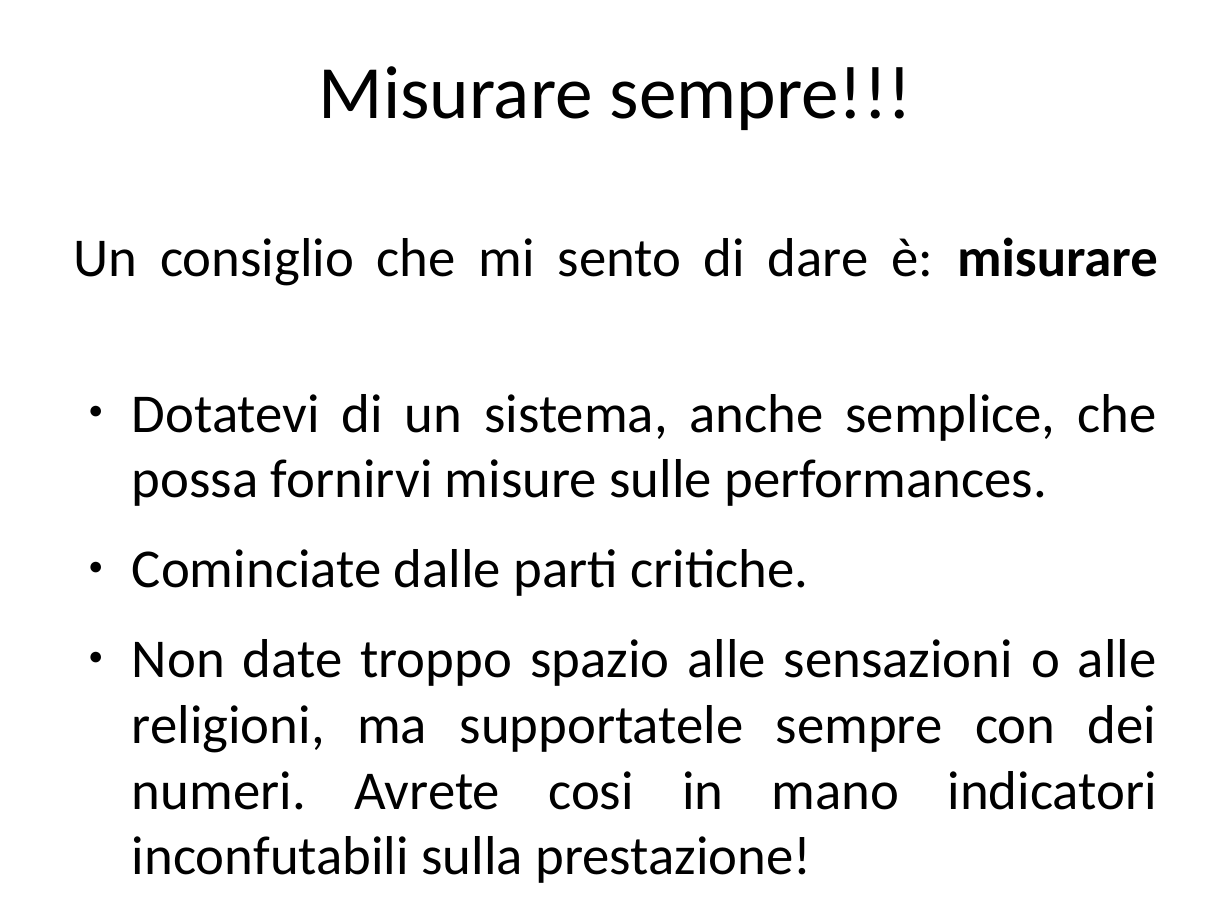
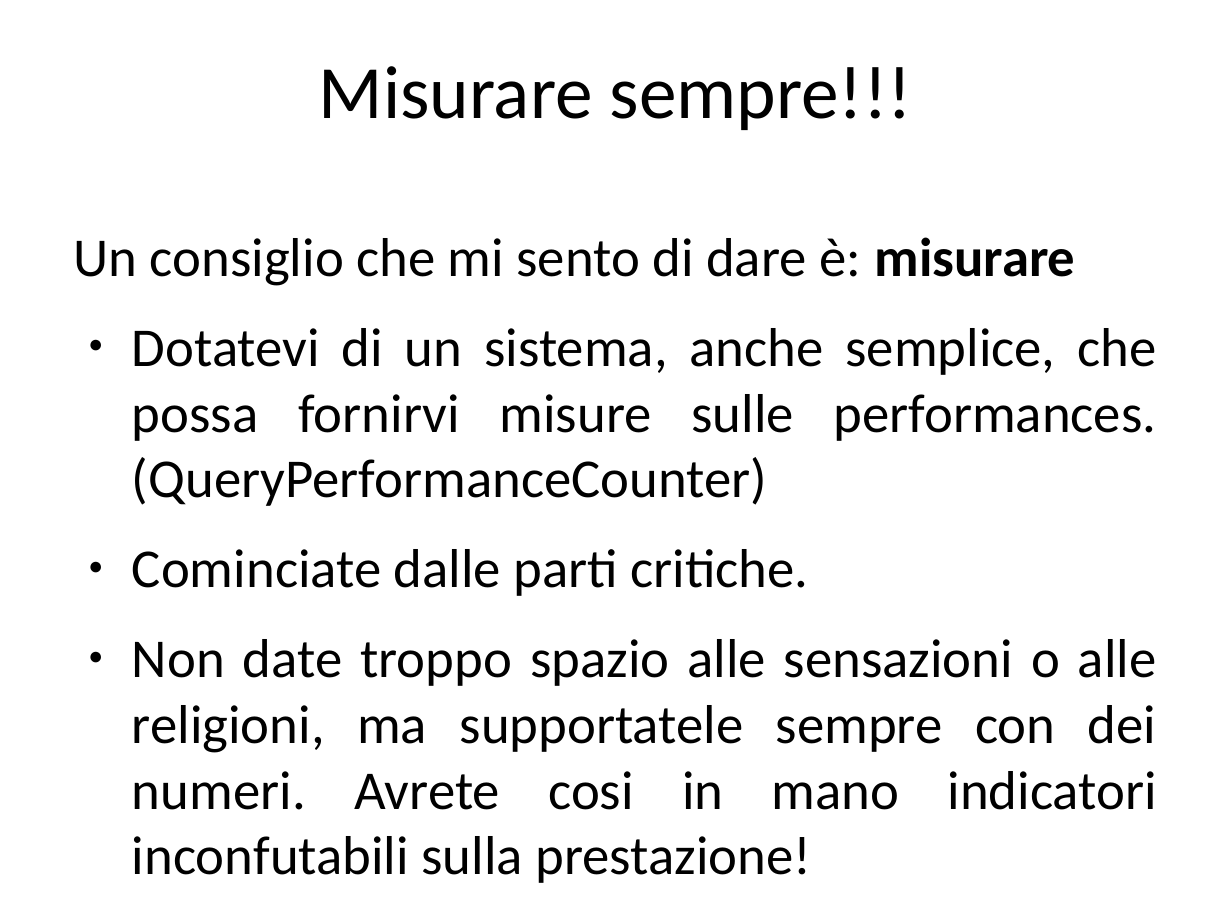
Before and after one commit to guidop/IAD13, a slide deck: slide 20 of La salute del software.odp. Drawn at 1232x924 pixels with LibreOffice and Linux fonts; fonts in the diff are those of the drawing. Boxes give left, top, right and bottom in pixels: in the first picture for what was removed or moved away, otherwise in the second. Text is boxed around its words. In the diff, an @@ line names an element or a change of style, - is before the commit and + after.

```diff
--- a/La salute del software.odp
+++ b/La salute del software.odp
@@ text at (132, 328, 1157, 506): text changed @@
-● Dotatevi di un sistema, anche semplice, che possa fornirvi misure sulle performances.
+● Dotatevi di un sistema, anche semplice, che possa fornirvi misure sulle performances. (QueryPerformanceCounter)
```
Also in this commit, not shown: 11 other slides changed, 2 slides added, 2 other files.
